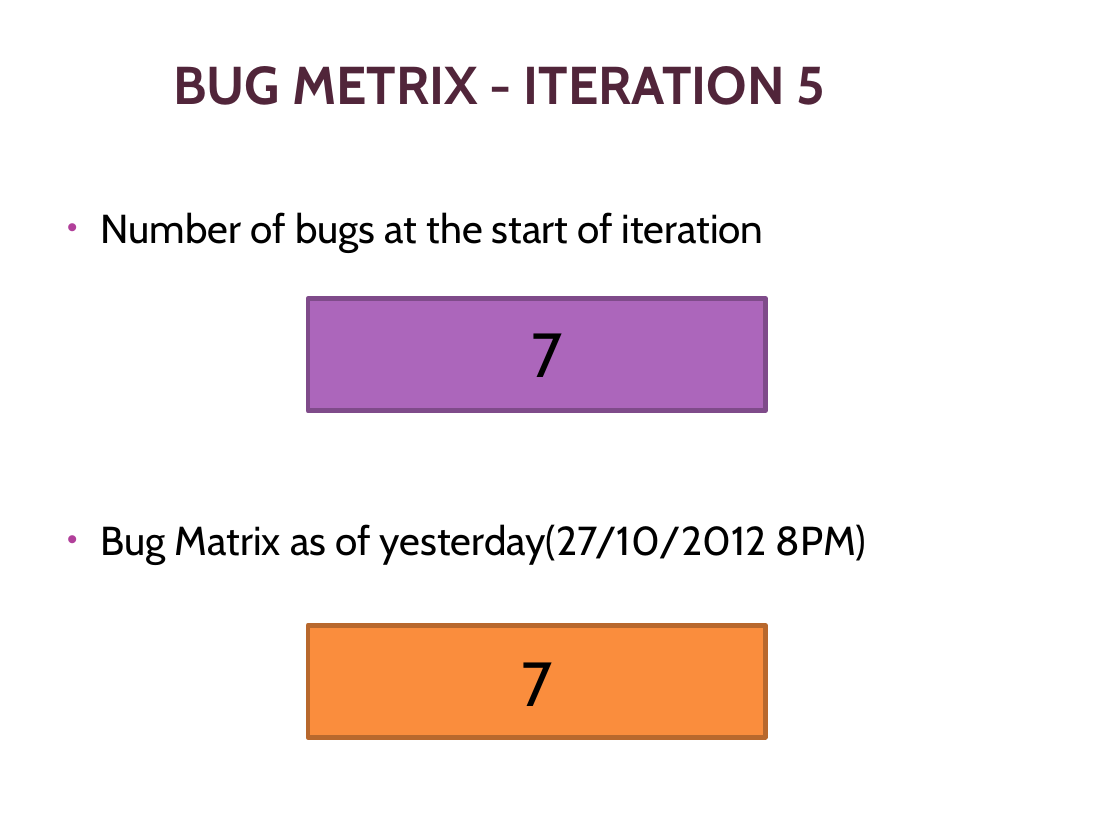
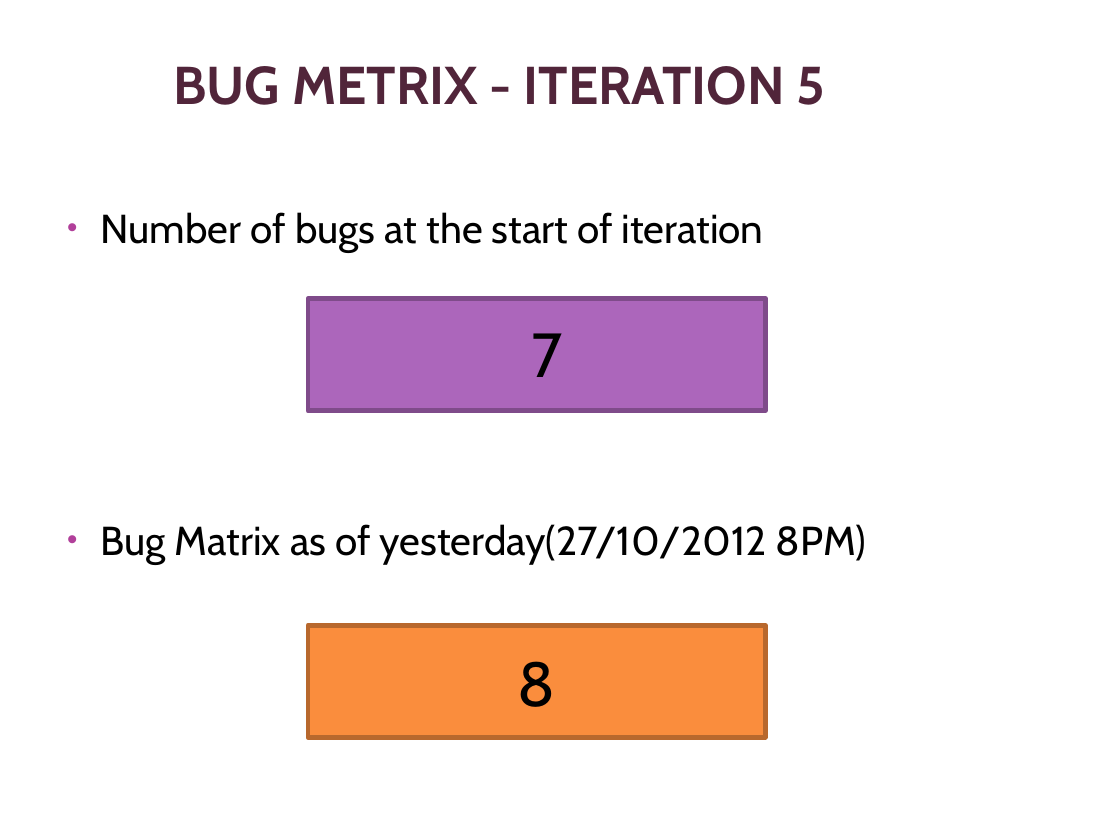
Before and after one commit to jerots/SMUAnalytics, a slide deck: slide 15 of presentations/Supervisor Meeting 3.pptx. Drawn at 1120x840 pixels with LibreOffice and Linux fonts; fonts in the diff are those of the drawing; background and template pictures are left out. Boxes give left, top, right and bottom in pixels: in the first picture for what was removed or moved away, otherwise in the second. Text is boxed around its words. In the diff, an @@ line names an element or a change of style, - is before the commit and + after.

Commit message:
edited slides for supervisor meeting

```diff
--- a/presentations/Supervisor Meeting 3.pptx
+++ b/presentations/Supervisor Meeting 3.pptx
@@ text in rectangle at [518,661,556,707]: text changed @@
-7
+8
```
